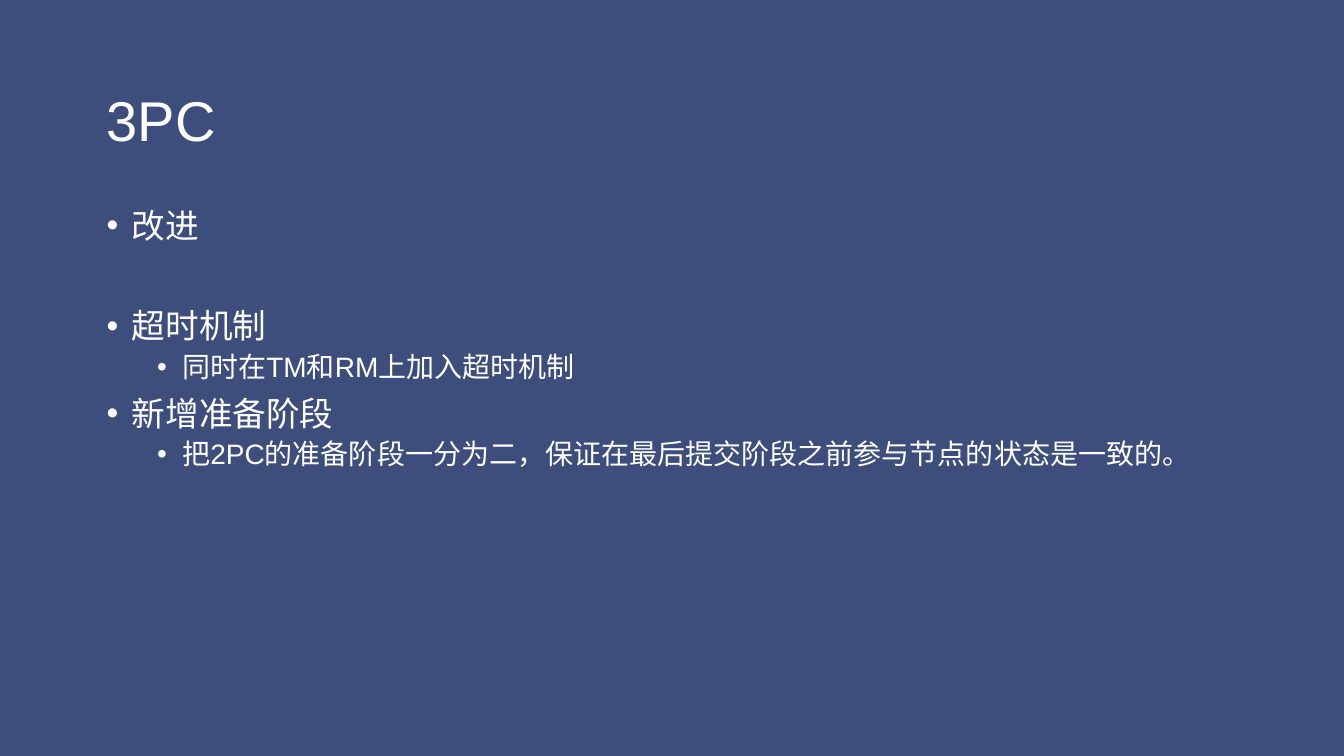
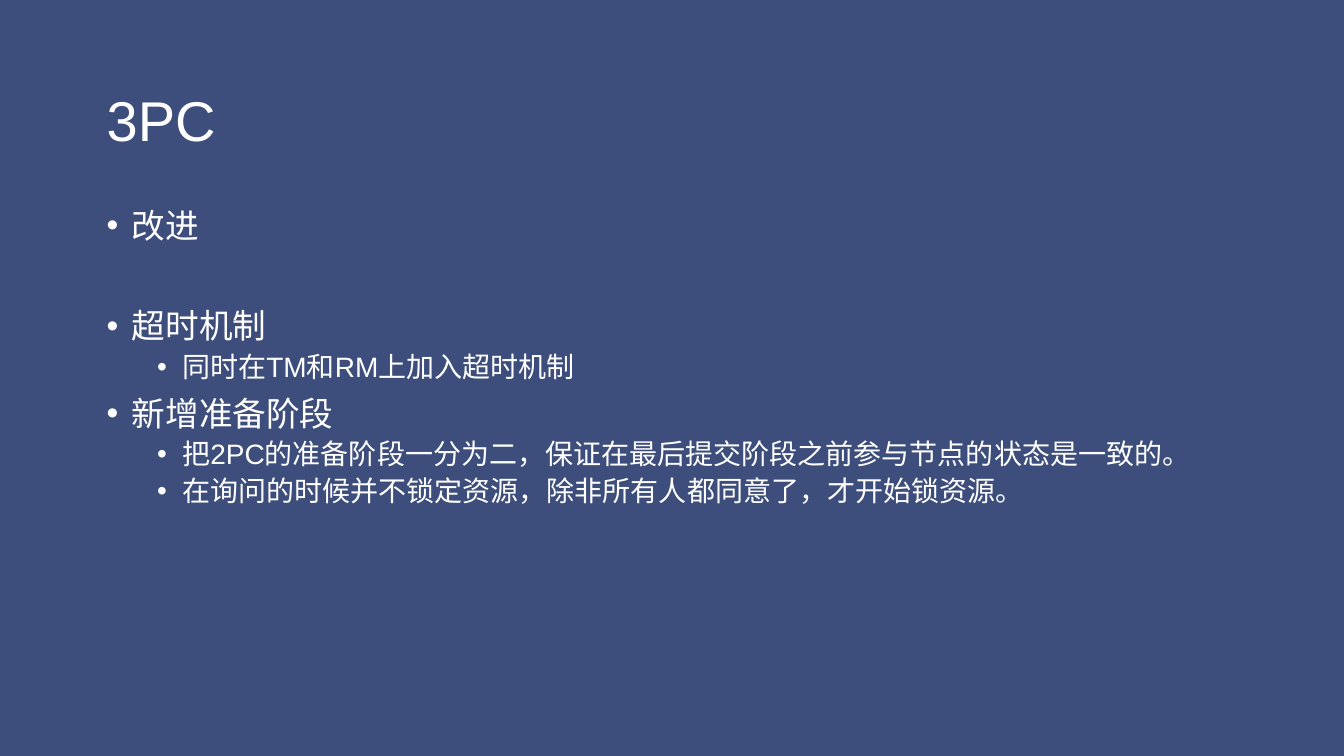
Before and after one commit to jungle0127/springcloudstudy, a slide deck: slide 22 of docs/distributedsystemtransaction.pptx. Drawn at 1344x756 pixels with LibreOffice and Linux fonts; fonts in the diff are those of the drawing. Boxes give left, top, right and bottom in pixels: in the first picture for what was removed or moved away, otherwise in the second. Text is boxed around its words. In the diff, an @@ line names an element or a change of style, - is before the commit and + after.

Commit message:
updated slides

```diff
--- a/docs/distributedsystemtransaction.pptx
+++ b/docs/distributedsystemtransaction.pptx
@@ text at bbox=[182, 477, 1023, 504]: paragraph added @@
+  • 在询问的时候并不锁定资源，除非所有人都同意了，才开始锁资源。
```
Also in this commit, not shown: 2 other files.
